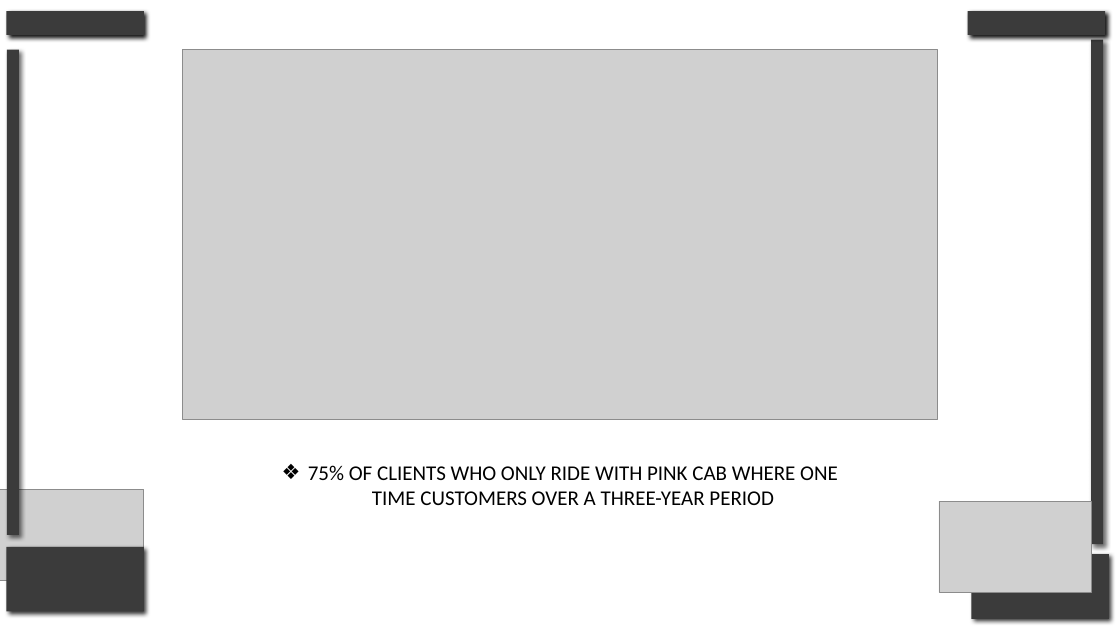
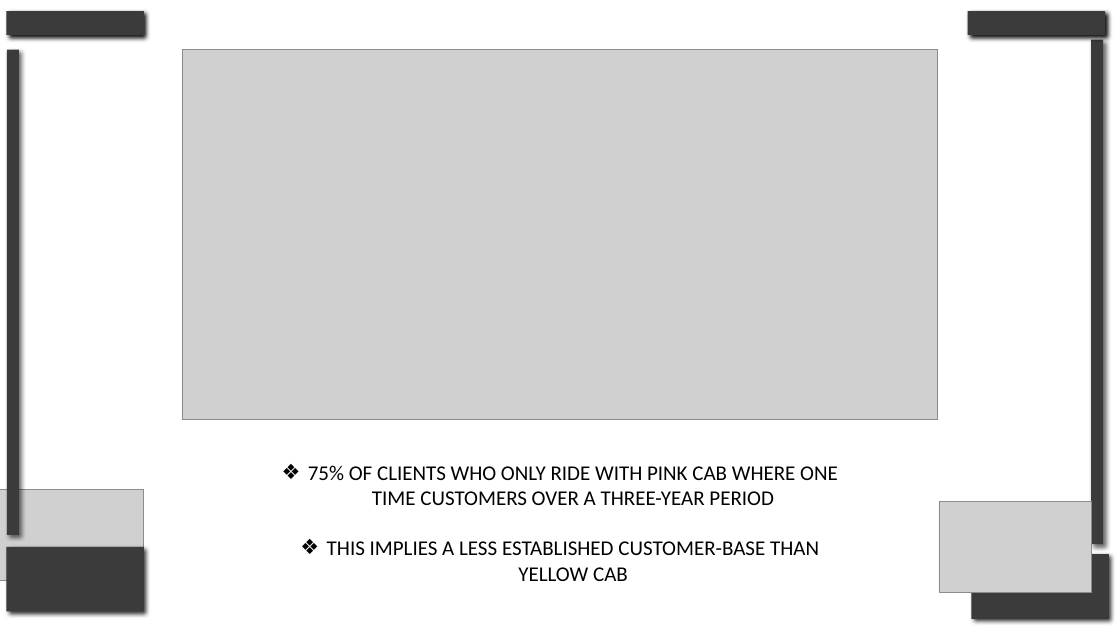
Before and after one commit to Drew5040/Portfolio, a slide deck: slide 21 of Sample1_Exploratory.Data.Analysis/eda.presentation.pptx. Drawn at 1120x630 pixels with LibreOffice and Linux fonts; fonts in the diff are those of the drawing; grey boxes stand for pictures. Boxes give left, top, right and bottom in pixels: in the first picture for what was removed or moved away, otherwise in the second. Text is boxed around its words. In the diff, an @@ line names an element or a change of style, - is before the commit and + after.

```diff
--- a/Sample1_Exploratory.Data.Analysis/eda.presentation.pptx
+++ b/Sample1_Exploratory.Data.Analysis/eda.presentation.pptx
@@ text at (327,541,819,581): paragraph added @@
+❖ THIS IMPLIES A LESS ESTABLISHED CUSTOMER-BASE THAN YELLOW CAB
```
Also in this commit, not shown: 16 other slides changed, 2 slides added, 1 slide removed.
